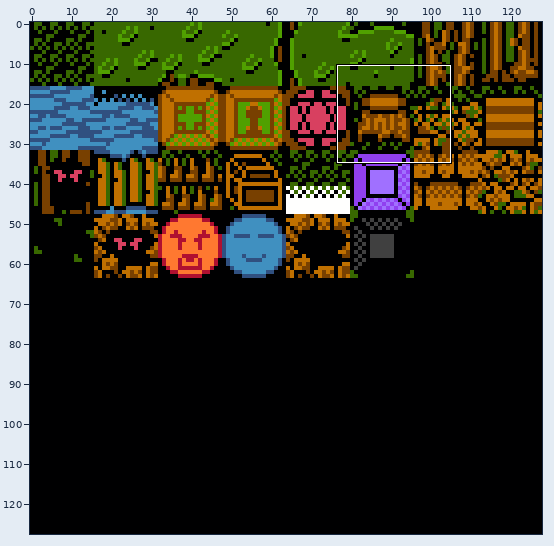
One commit to this sprite sheet: Content/dungeon3.png. Above, an overview of the earlier version with the close-up marked.
Close-up. Before the commit:
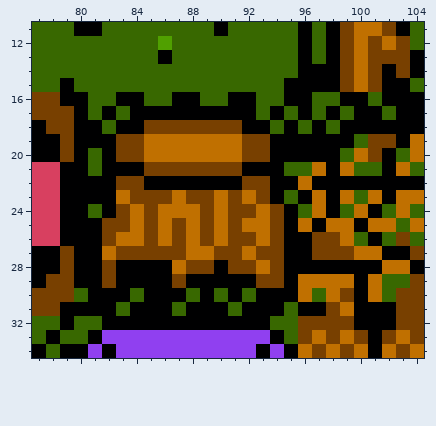
The file is 256x256 pixels, drawn in blocks of 2x2; one block is one cell here. Shown: x 77..104, y 11..34.
Once edited:
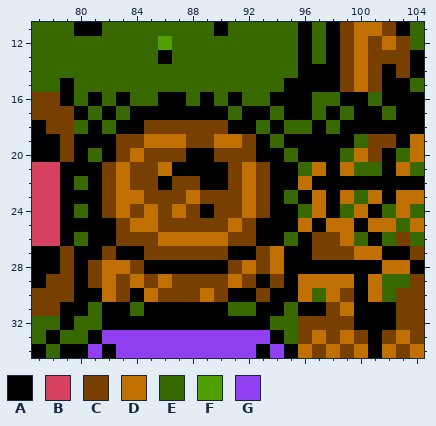
Palette (. is transparent): A #000001  B #d84060  C #784000  D #c07000  E #386800  F #50a000  G #9040f0
The edit:
y 16: x 80..81 AE -> EA; x 84 A -> E; x 86 E -> A; x 88..89 AE -> EA; x 92 A -> E; x 94 E -> A
y 17: x 91 A -> E; x 93..95 EAE -> AEA
y 18: x 80 A -> E; x 91 C -> A; x 93..95 AEA -> EAE
y 19: x 88..89 DD -> CC; x 93..94 CA -> AE
y 20: x 84..91 CDDDDDDD -> DCCCAACC; x 93 C -> A; x 95 A -> E
y 21: x 81..84 EAAA -> ACDC; x 86..90 CCCCC -> DAAAA; x 92..93 AA -> DC; x 95 E -> A
y 22: x 80 A -> E; x 82..83 AC -> CD; x 85 A -> C; x 87..88 AA -> CC; x 91..92 AC -> CD
y 23: x 82 A -> C; x 84 C -> D; x 87..88 DC -> CD; x 90 D -> C
y 24: x 80..86 AEACDCD -> EACDCDC; x 88..90 DCD -> CAC; x 92..94 CDC -> DCA
y 25: x 82 C -> A; x 85..86 CD -> DC; x 88 D -> C; x 90..94 DCDDC -> CDCAA
y 26: x 80 A -> E; x 82..84 CDD -> ACC; x 87 C -> D; x 89 C -> D; x 93..95 DCA -> AAE
y 27: x 82..84 DCC -> CAA; x 88..89 DD -> CC; x 91..92 CD -> AA; x 94 C -> D
y 28: x 81..84 ACAA -> CDDC; x 87..89 DCC -> AAA; x 92..94 CDC -> DCD
y 29: x 81..86 ACAAAA -> CDCDCD; x 88..93 AAAAAC -> CCCDCA
y 30: x 80 E -> A; x 82..90 AAEAAAEAE -> DCADCCCDC; x 92..93 EA -> AC
y 31: x 81 A -> E; x 83..84 EA -> AE; x 87 E -> A; x 92 A -> E
Pixel boxes of the changes (left, top, right, bottom) in both close-ups:
changed: (74, 92, 298, 316)
